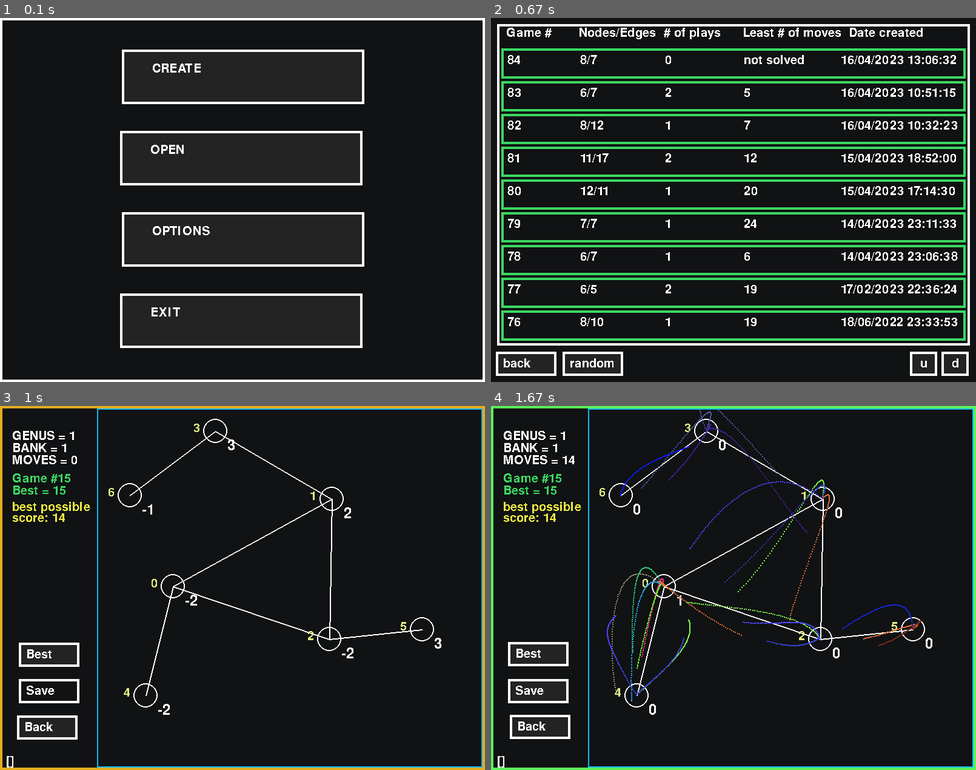
Above: before the commit, frames 1-4 (two rows, left to right).
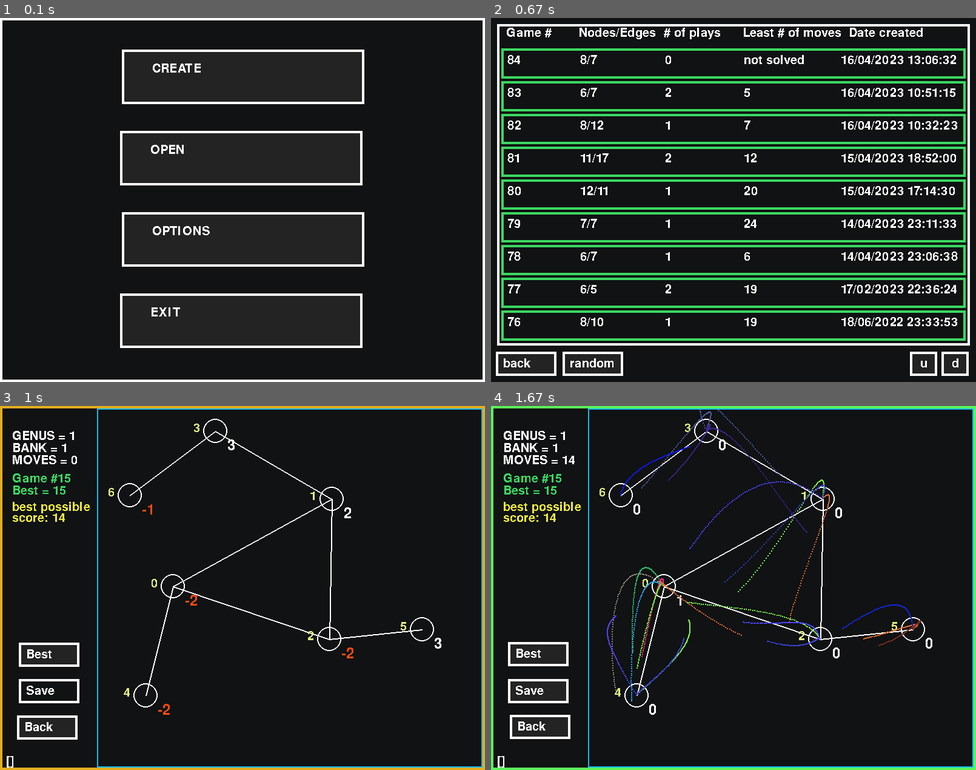
Above: after the commit, the same moments.

Repository: rayannott/dollargame
Game: pygame game, started from main.py
The game is run twice, just before and just after one commit, with the same random seed, the same clock (stepped at 60 frames per second) and the same inputs.
Inputs:
- Up to frame 1 (0.1 s): no input
- Up to frame 2 (0.67 s): click "OPEN" at 0.38 s
- Up to frame 3 (1 s): click "random" at 0.72 s
- Up to frame 4 (1.67 s): tap Enter at 1 s

Frames 1-2 are identical in both runs. In frame 3, 0.1% of the frame differs, in the area x 29-73%, y 27-85%; in frame 4, nothing differs.

Commit message:
fixed color not rendering

Diff:
--- a/pygame_setup.py
+++ b/pygame_setup.py
@@ -45,7 +45,7 @@
     for n in G.nodes():
         current_value = G.nodes[n]['val']
         pos = G.nodes[n]['pos']
-        blit(str(current_value), (pos[0]+20, pos[1]+12), THEME['def'], my_font_bigger)
+        blit(str(current_value), (pos[0]+20, pos[1]+12), THEME['def'] if current_value >= 0 else RED, my_font_bigger)
         if OPTIONS['show_node_ids']:
             blit(str(n), (pos[0]-36, pos[1]-14), THEME['indices_text'])
 
